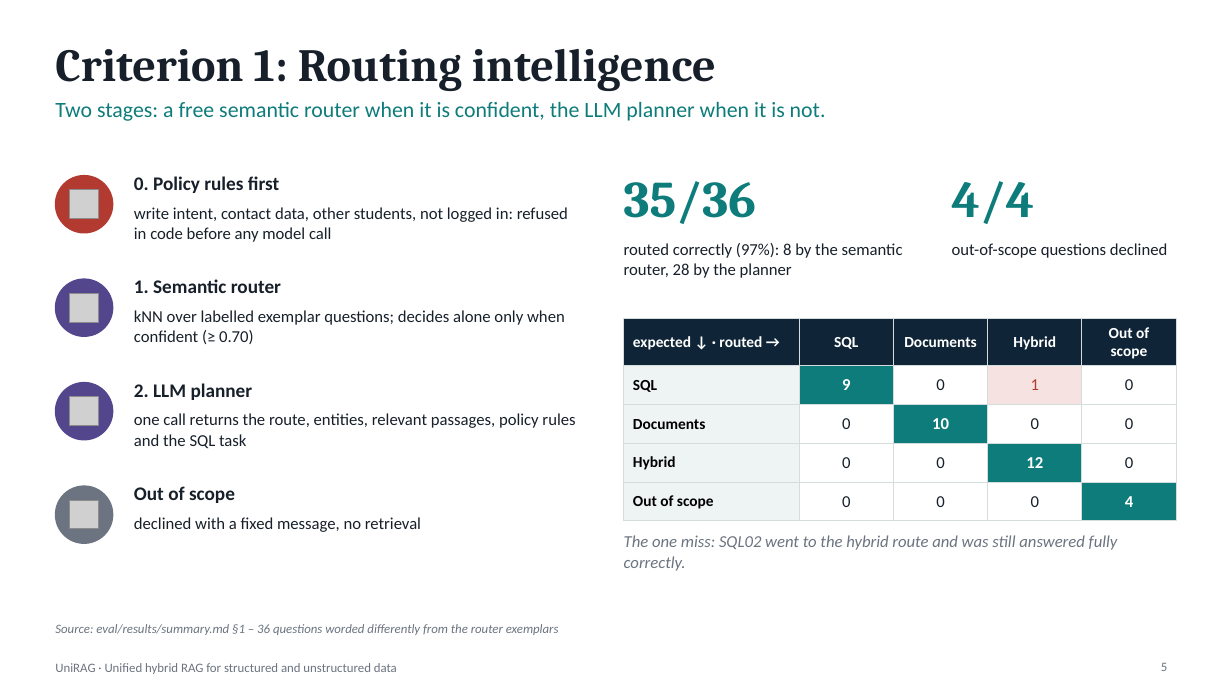
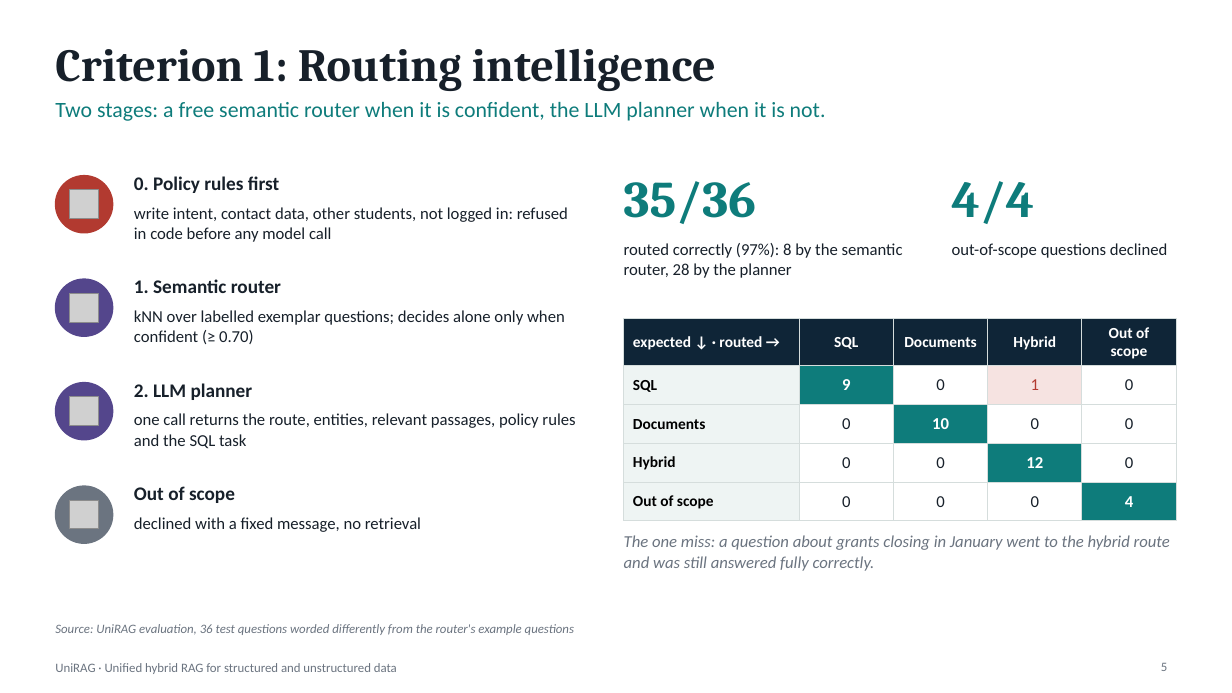
Before and after one commit to hasansaylawala529-bit/UniRAG, a slide deck: slide 5 of docs/presentation/UniRAG_presentation.pptx. Drawn at 1232x693 pixels with LibreOffice and Linux fonts; fonts in the diff are those of the drawing; grey boxes stand for pictures. Boxes give left, top, right and bottom in pixels: in the first picture for what was removed or moved away, otherwise in the second. Text is boxed around its words. In the diff, an @@ line names an element or a change of style, - is before the commit and + after.

```diff
--- a/docs/presentation/UniRAG_presentation.pptx
+++ b/docs/presentation/UniRAG_presentation.pptx
@@ text at box(624, 535, 1170, 571): text changed @@
-The one miss: SQL02 went to the hybrid route and was still answered fully correctly.
+The one miss: a question about grants closing in January went to the hybrid route and was still answered fully correctly.
@@ text at box(55, 624, 574, 635): text changed @@
-Source: eval/results/summary.md §1 – 36 questions worded differently from the router exemplars
+Source: UniRAG evaluation, 36 test questions worded differently from the router's example questions
```
Also in this commit, not shown: 9 other slides changed, 2 other files.
